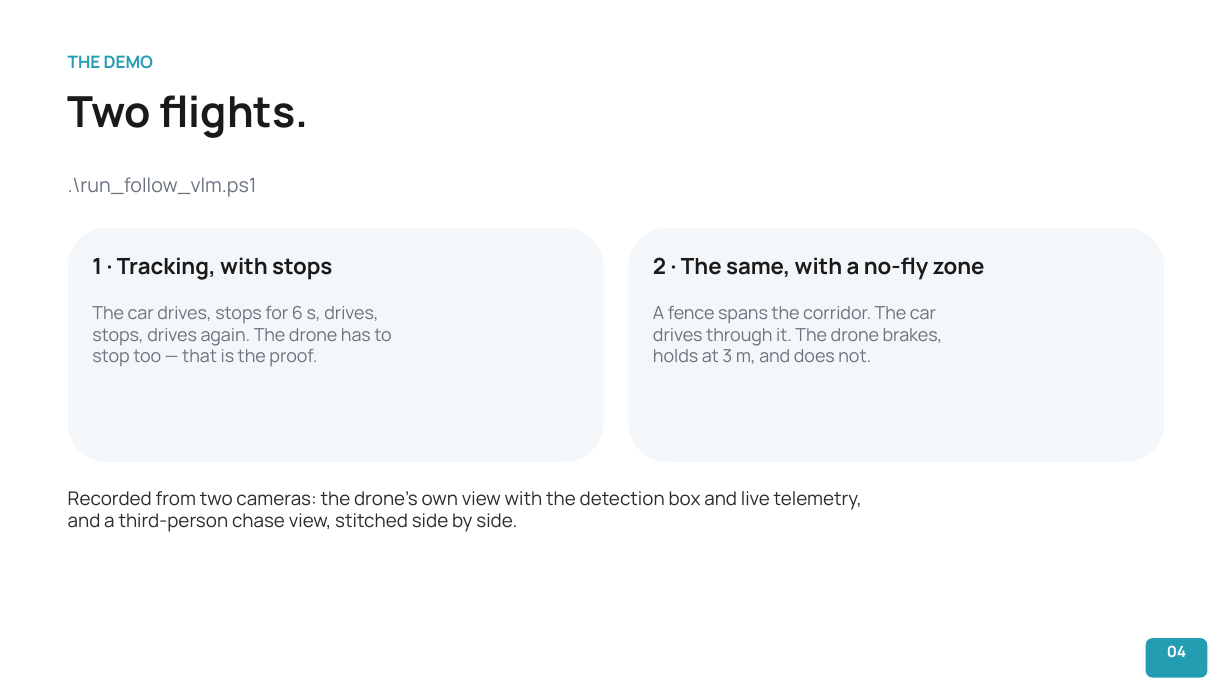
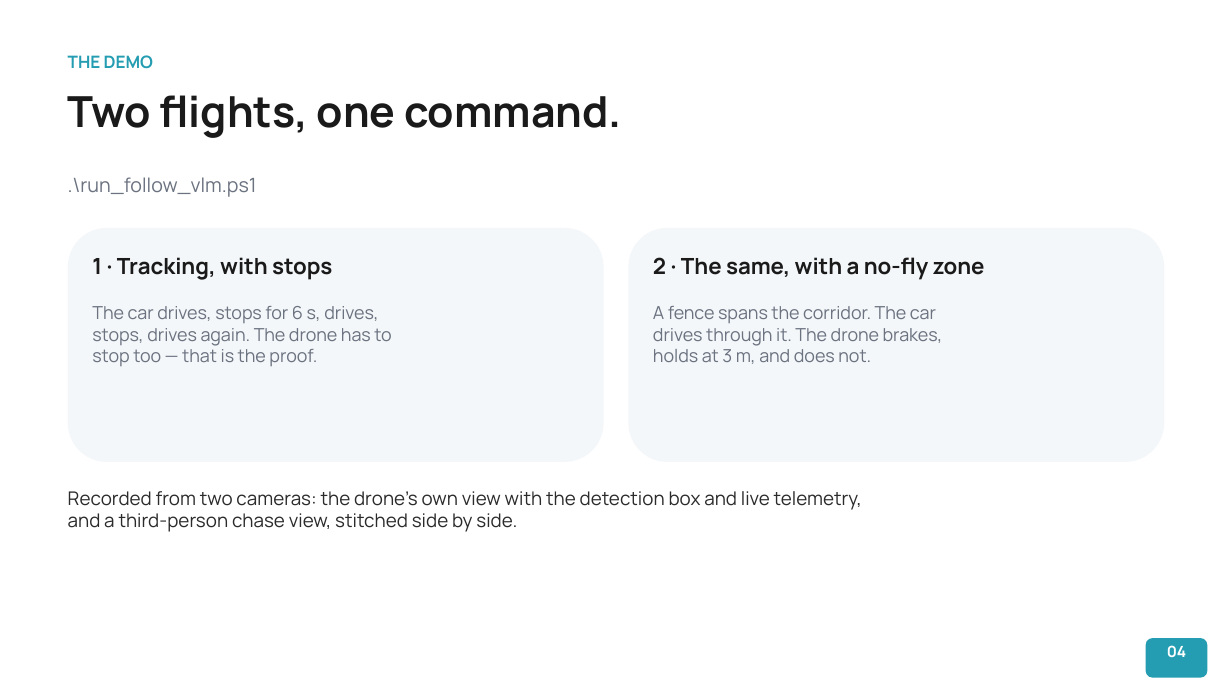
Before and after one commit to Nathanael1721/vla-uav-guardrail, a slide deck: slide 5 of contrib/ntut-vla/docs/VLA-Guardrail-Follow-Aug2026.pptx. Drawn at 1232x693 pixels with LibreOffice and Linux fonts; fonts in the diff are those of the drawing. Boxes give left, top, right and bottom in pixels: in the first picture for what was removed or moved away, otherwise in the second. Text is boxed around its words. In the diff, an @@ line names an element or a change of style, - is before the commit and + after.

```diff
--- a/contrib/ntut-vla/docs/VLA-Guardrail-Follow-Aug2026.pptx
+++ b/contrib/ntut-vla/docs/VLA-Guardrail-Follow-Aug2026.pptx
@@ text at [68, 95, 621, 138]: text changed @@
-Two flights.
+Two flights, one command.
```
Also in this commit, not shown: 8 other slides changed, 2 slides added, 2 slides removed, 7 other files.
